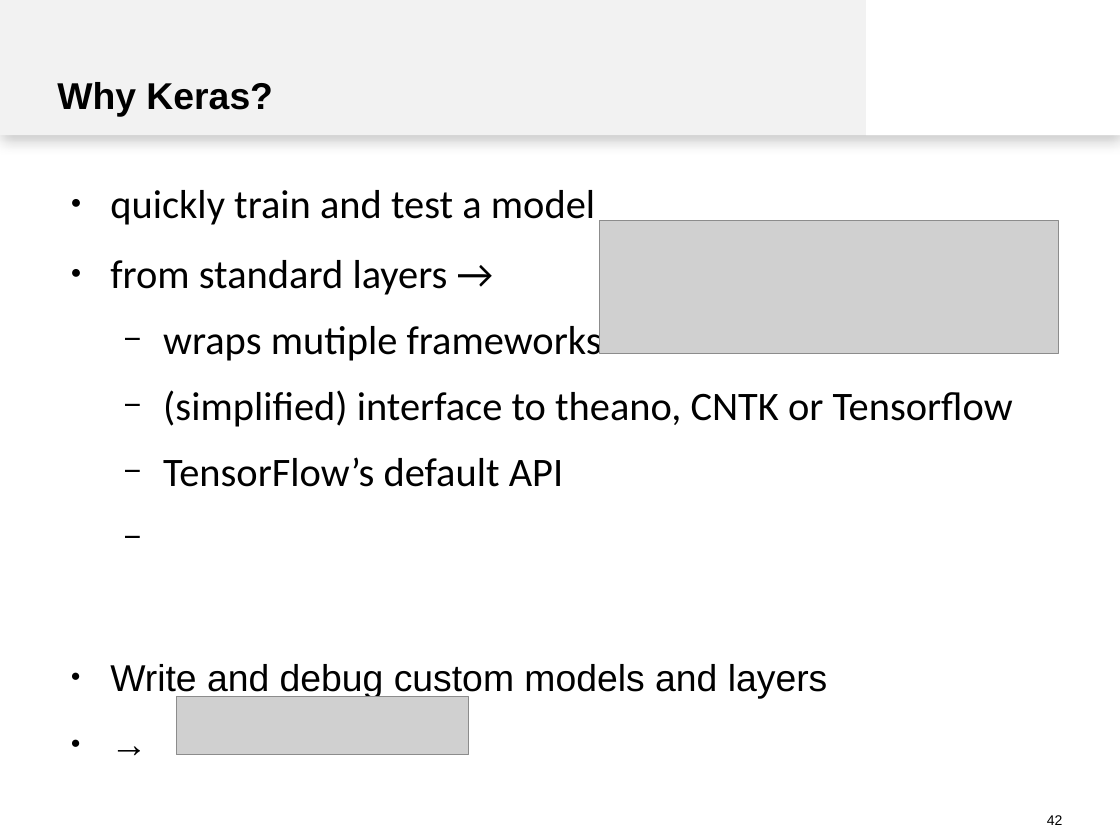
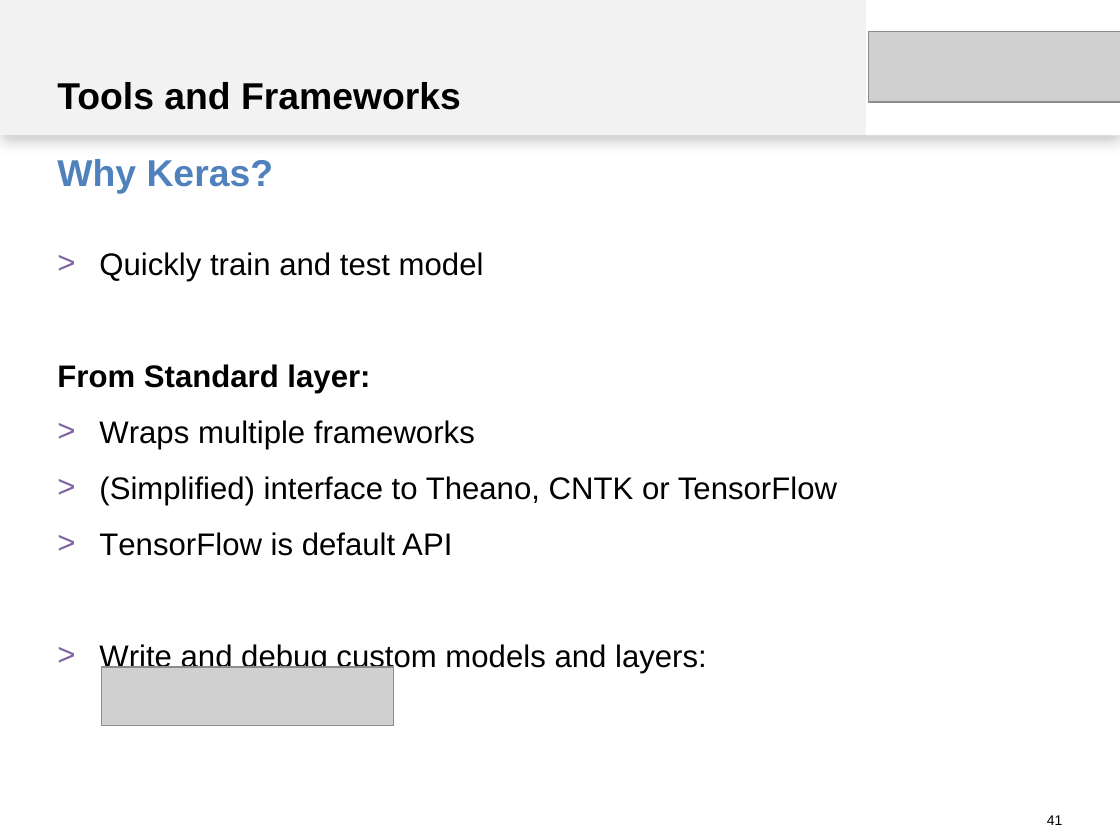
Before and after one commit to spinfo/LSS_DLwithText, a slide deck: slide 41 of docs/introduction.pptx (slide 42 before the commit). Drawn at 1120x840 pixels with LibreOffice and Linux fonts; fonts in the diff are those of the drawing; grey boxes stand for pictures. Boxes give left, top, right and bottom in pixels: in the first picture for what was removed or moved away, otherwise in the second. Text is boxed around its words. In the diff, an @@ line names an element or a change of style, - is before the commit and + after.

```diff
--- a/docs/introduction.pptx
+++ b/docs/introduction.pptx
@@ picture: place and size @@
-picture at bbox=[599, 221, 1057, 354]
+picture at bbox=[869, 31, 1120, 102]
@@ text added at bbox=[57, 82, 461, 110], 24 pt, text #000000, bold @@
+Tools and Frameworks
@@ text "Why Keras?": place and size @@
-text "Why Keras?" at bbox=[57, 82, 273, 117]
+text "Why Keras?" at bbox=[57, 159, 274, 194]
@@ text "Why Keras?" at bbox=[57, 159, 274, 194]: text colour #000000 to #4F81BD; indent changed; line spacing 1.15 to 1; less space between paragraphs; vertical alignment bottom to middle @@
@@ text "Quickly train and test model" at bbox=[57, 252, 837, 673]: vertical alignment bottom to top @@
@@ text at bbox=[57, 252, 837, 673]: text changed; size 26 to 20 pt; font Calibri to Arial @@
-● quickly train and test a model
-● from standard layers →
-  − wraps mutiple frameworks
-  − (simplified) interface to theano, CNTK or Tensorflow
-  − TensorFlow’s default API
-● Write and debug custom models and layers
-● →
+> Quickly train and test model
+From Standard layer:
+> Wraps multiple frameworks
+> (Simplified) interface to Theano, CNTK or TensorFlow
+> TensorFlow is default API
+> Write and debug custom models and layers:
@@ picture: place and size @@
-picture at bbox=[176, 697, 468, 755]
+picture at bbox=[102, 666, 394, 725]
@@ page number at bbox=[1047, 815, 1063, 825]: text changed @@
-42
+41
```
Also in this commit, not shown: 34 other slides changed, 2 slides added, 3 slides removed.
